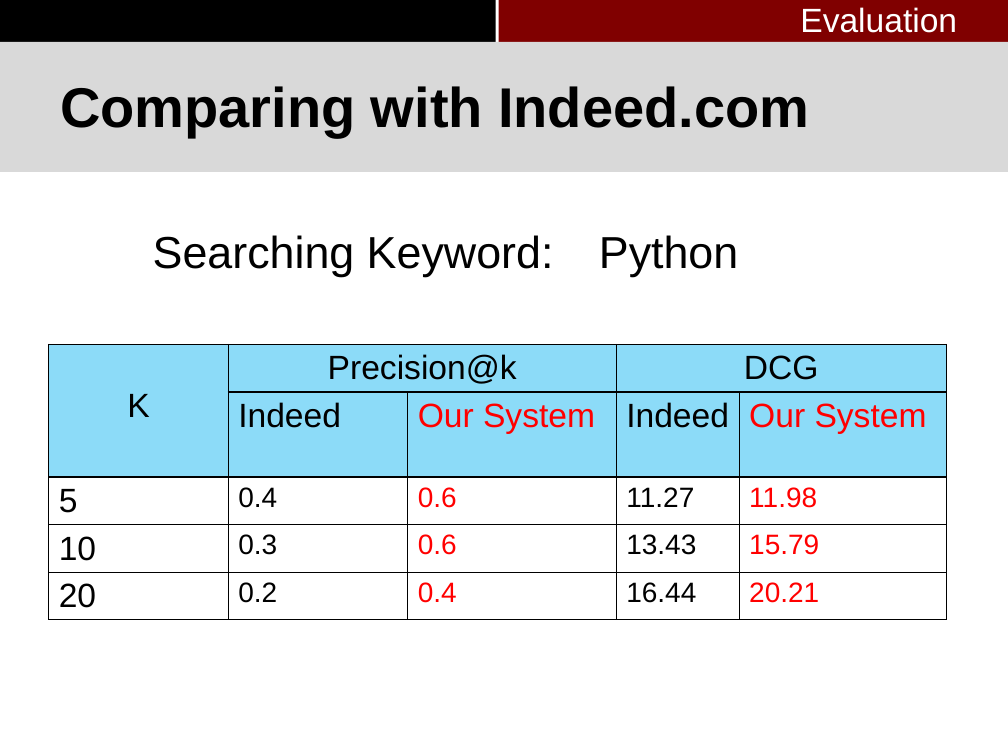
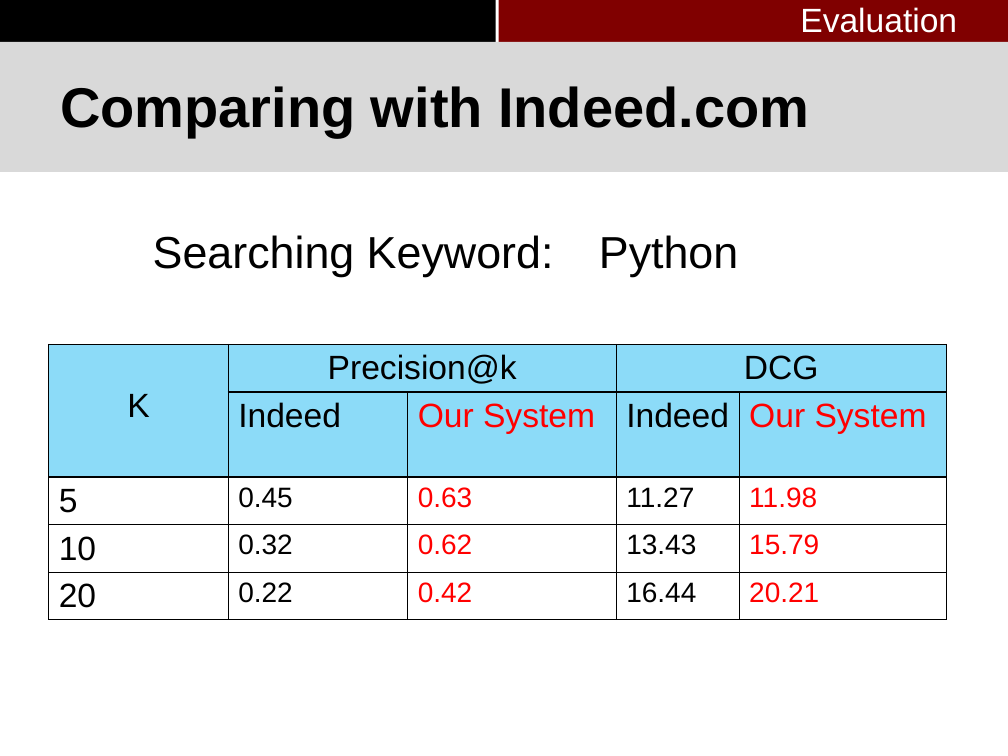
Before and after one commit to pkushiqiang/thesis, a slide deck: slide 79 of media/Master's thesis-4.pptx (slide 81 before the commit). Drawn at 1008x756 pixels with LibreOffice and Linux fonts; fonts in the diff are those of the drawing; background and template pictures are left out. Boxes give left, top, right and bottom in pixels: in the first picture for what was removed or moved away, otherwise in the second. Text is boxed around its words. In the diff, an @@ line names an element or a change of style, - is before the commit and + after.

```diff
--- a/media/Master's thesis-4.pptx
+++ b/media/Master's thesis-4.pptx
@@ table at bbox=[48, 345, 946, 637] @@
-row 3, column 2: 0.4
+row 3, column 2: 0.45
-row 3, column 3: 0.6
+row 3, column 3: 0.63
-row 4, column 2: 0.3
+row 4, column 2: 0.32
-row 4, column 3: 0.6
+row 4, column 3: 0.62
-row 5, column 2: 0.2
+row 5, column 2: 0.22
-row 5, column 3: 0.4
+row 5, column 3: 0.42
```
Also in this commit, not shown: 8 other slides changed, 2 slides removed, 2 other files.
